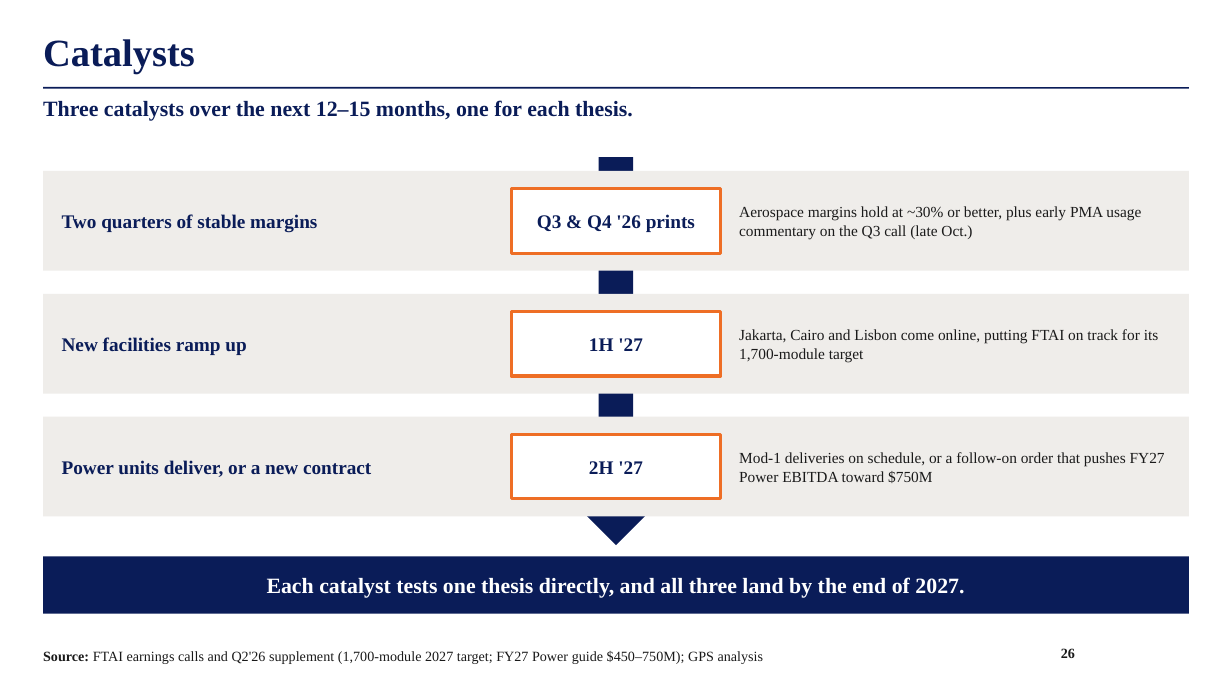
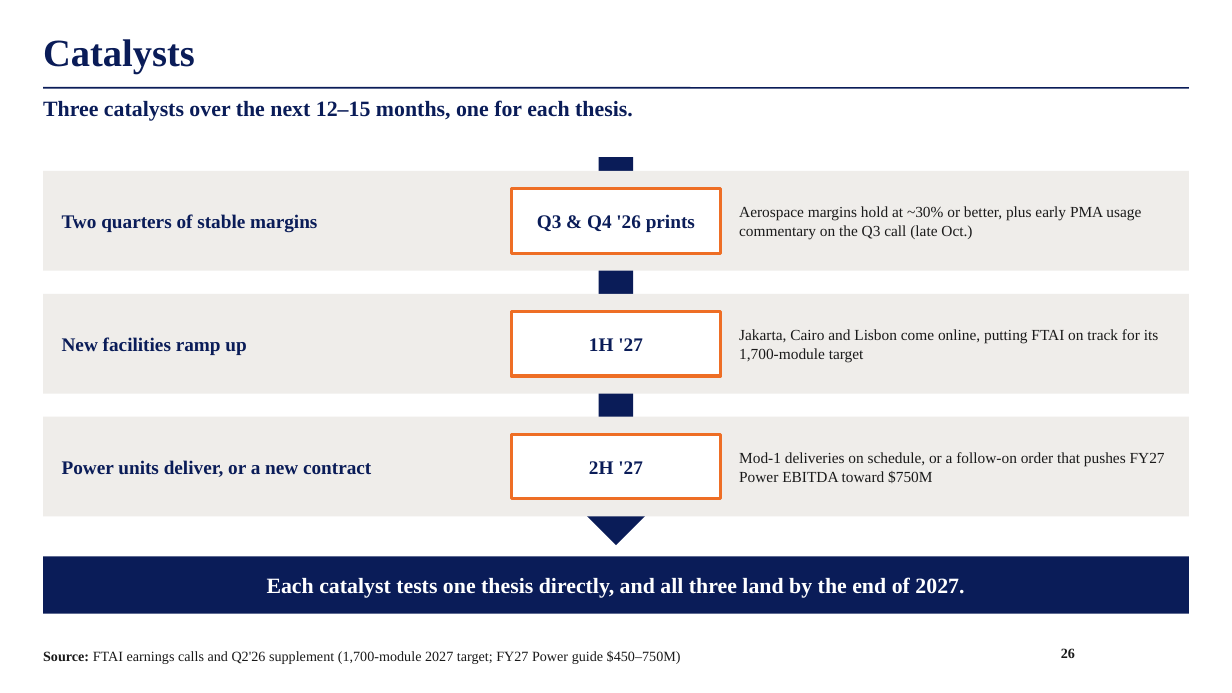
Before and after one commit to maxlsmls-dot/SPOT, a slide deck: slide 26 of deck/FTAI_Long_Pitch.pptx. Drawn at 1232x693 pixels with LibreOffice and Linux fonts; fonts in the diff are those of the drawing; background and template pictures are left out. Boxes give left, top, right and bottom in pixels: in the first picture for what was removed or moved away, otherwise in the second. Text is boxed around its words. In the diff, an @@ line names an element or a change of style, - is before the commit and + after.

```diff
--- a/deck/FTAI_Long_Pitch.pptx
+++ b/deck/FTAI_Long_Pitch.pptx
@@ text at (x1=43, y1=651, x2=681, y2=664): text changed @@
-Source: FTAI earnings calls and Q2'26 supplement (1,700-module 2027 target; FY27 Power guide $450–750M); GPS analysis
+Source: FTAI earnings calls and Q2'26 supplement (1,700-module 2027 target; FY27 Power guide $450–750M)
```
Also in this commit, not shown: 12 other slides changed, 1 other file.
